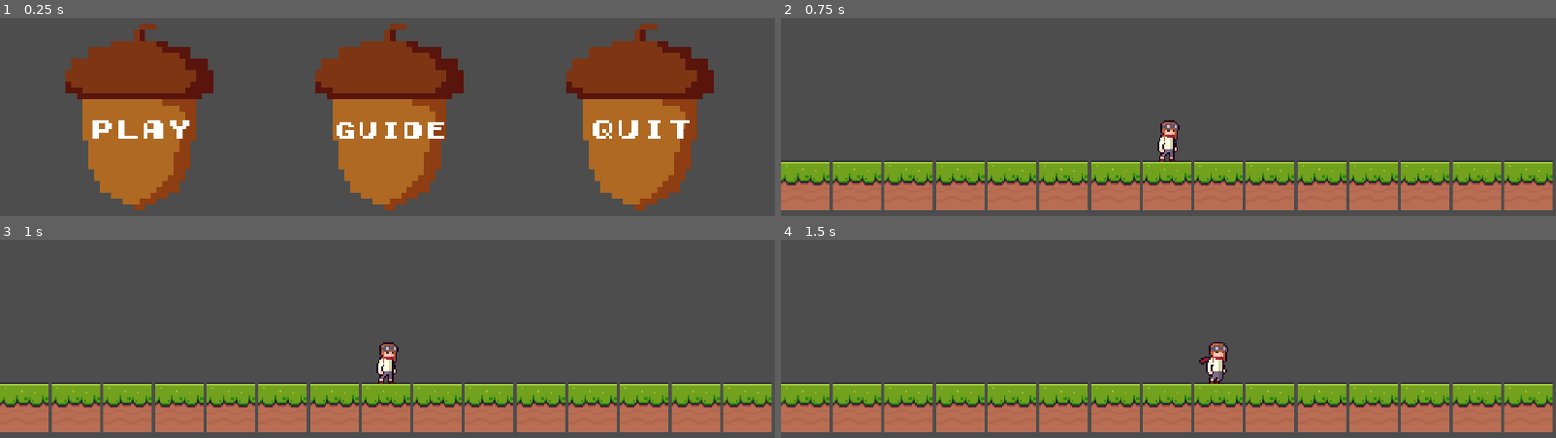
Above: before the commit, frames 1-4 (two rows, left to right).
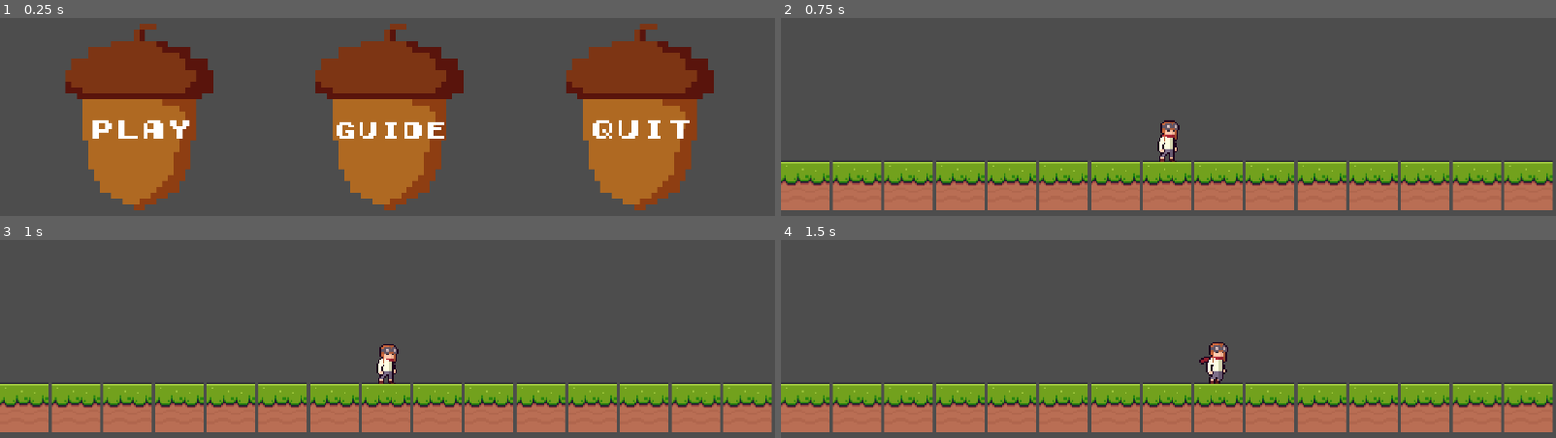
Above: after the commit, the same moments.

Repository: NathanFeldmeyer/GameJamDoubleTake
Game: Godot game, scene res://scenes/menu.tscn
Same seed, same stepped clock (60 frames per second), same inputs: the game is played once before the commit and once after it.
Inputs:
- Up to frame 1 (0.25 s): no input
- Up to frame 2 (0.75 s): click "PLAY" at 0.5 s
- Up to frame 3 (1 s): no input
- Up to frame 4 (1.5 s): hold D (move_right) from 1.28 s (still down)

Frames 1-2 are identical in both runs. In frame 3, 0.1% of the frame differs, in the area x 48-52%, y 51-62%; in frame 4, nothing differs.

Commit message:
idle animation

Diff:
--- a/scenes/menu.tscn
+++ b/scenes/menu.tscn
@@ -77,6 +77,7 @@
 expand_mode = 1
 
 [node name="playlabel" type="Label" parent="HBoxContainer/Guide"]
+layout_mode = 0
 offset_left = 2.0
 offset_top = -14.0
 offset_right = 322.0
@@ -109,6 +110,7 @@
 expand_mode = 1
 
 [node name="playlabel" type="Label" parent="HBoxContainer/Quit"]
+layout_mode = 0
 offset_left = 36.0
 offset_top = -16.0
 offset_right = 292.0
--- a/scenes/player.tscn
+++ b/scenes/player.tscn
@@ -1,8 +1,12 @@
-[gd_scene load_steps=14 format=3 uid="uid://crpem6jmtm72h"]
+[gd_scene load_steps=18 format=3 uid="uid://crpem6jmtm72h"]
 
 [ext_resource type="Script" path="res://scripts/player_controller.gd" id="2"]
-[ext_resource type="Texture2D" uid="uid://8cajwdtsi18k" path="res://assets/player1.png" id="2_rh2vp"]
 [ext_resource type="Texture2D" uid="uid://bn3i3y8l4qy5o" path="res://assets/player-Sheet.png" id="3_qwbad"]
+[ext_resource type="Texture2D" uid="uid://dhnq8j7d4ly3m" path="res://assets/idle/idle animation2.png" id="4_us26n"]
+[ext_resource type="Texture2D" uid="uid://devco0j3uouwp" path="res://assets/idle/idle animation3.png" id="5_2a44n"]
+[ext_resource type="Texture2D" uid="uid://b1ww1ixb0aq1s" path="res://assets/idle/idle animation4.png" id="6_5cu3q"]
+[ext_resource type="Texture2D" uid="uid://brqfcabiwipua" path="res://assets/idle/idle animation6.png" id="7_q7abn"]
+[ext_resource type="Texture2D" uid="uid://b40fka7kd0p5s" path="res://assets/idle/idle animation5.png" id="8_kli1q"]
 
 [sub_resource type="AtlasTexture" id="AtlasTexture_yd0tt"]
 atlas = ExtResource("3_qwbad")
@@ -40,11 +44,23 @@
 animations = [{
 "frames": [{
 "duration": 1.0,
-"texture": ExtResource("2_rh2vp")
+"texture": ExtResource("4_us26n")
+}, {
+"duration": 1.0,
+"texture": ExtResource("5_2a44n")
+}, {
+"duration": 1.0,
+"texture": ExtResource("6_5cu3q")
+}, {
+"duration": 1.0,
+"texture": ExtResource("8_kli1q")
+}, {
+"duration": 1.0,
+"texture": ExtResource("7_q7abn")
 }],
 "loop": true,
 "name": &"Idle",
-"speed": 5.0
+"speed": 3.0
 }, {
 "frames": [{
 "duration": 1.0,
@@ -84,7 +100,7 @@
 
 [node name="AnimatedSprite2D" type="AnimatedSprite2D" parent="."]
 sprite_frames = SubResource("SpriteFrames_eqbt5")
-animation = &"Run"
+animation = &"Idle"
 autoplay = "Idle"
 
 [node name="CollisionShape2D" type="CollisionShape2D" parent="."]
Binary file added: assets/idle animation.gif
Binary file added: assets/idle/idle animation1.png
Not shown, added: assets/idle/idle animation1.png.import
Binary file added: assets/idle/idle animation2.png
Not shown, added: assets/idle/idle animation2.png.import
Binary file added: assets/idle/idle animation3.png
Not shown, added: assets/idle/idle animation3.png.import
Binary file added: assets/idle/idle animation4.png
Not shown, added: assets/idle/idle animation4.png.import
Binary file added: assets/idle/idle animation5.png
Not shown, added: assets/idle/idle animation5.png.import
Binary file added: assets/idle/idle animation6.png
(and 1 more such lines)
